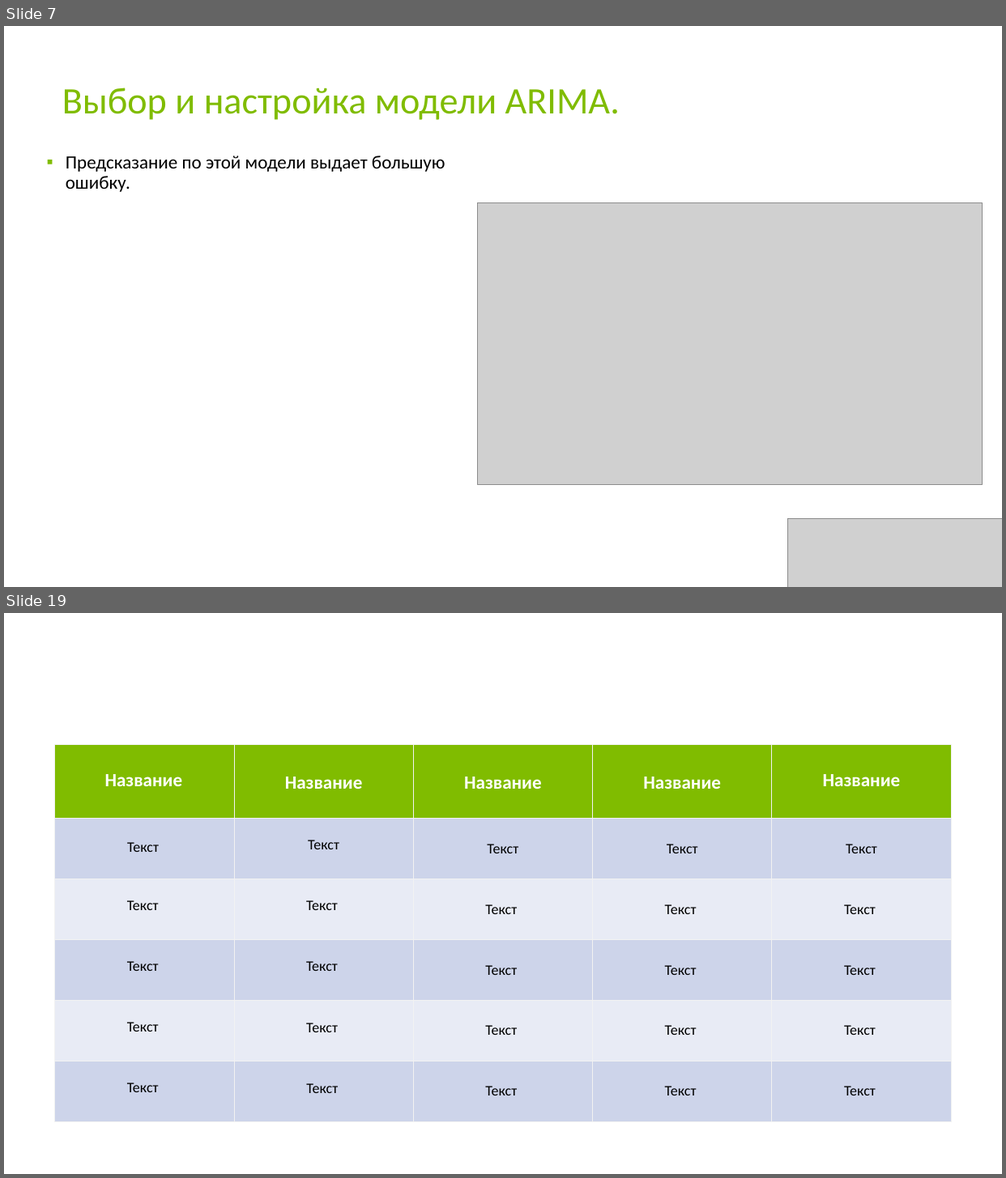
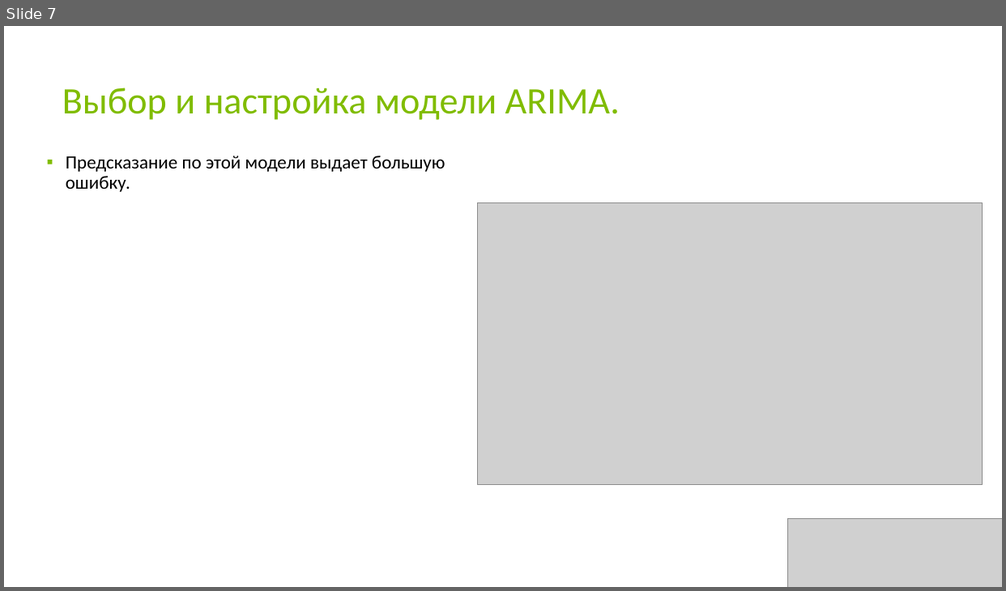
Before and after one commit to KseniyaSilenkova/-Final_examination_Switzerland, a slide deck: Презентация.pptx. Shown one above the other, each under a label of ours: slides 7 and 19 before the commit, slide 7 after it; the slides between them are not shown. The pictures are 1006x1178 and 1006x591 pixels, drawn with LibreOffice and Linux fonts; fonts in the diff are those of the drawing; grey boxes stand for pictures. Boxes give left, top, right and bottom in pixels: in the first picture for what was removed or moved away, otherwise in the second. Text is boxed around its words. In the diff, an @@ line names an element or a change of style, - is before the commit and + after.

```diff
--- a/Презентация.pptx
+++ b/Презентация.pptx
@@ slide 19 removed at <box>4,613,1002,1174</box>, background #FFFFFF @@
@@ table removed at <box>55,745,953,1119</box>, 6 rows, 5 columns @@
-Название | Название | Название | Название | Название
-Текст | Текст | Текст | Текст | Текст
-Текст | Текст | Текст | Текст | Текст
-Текст | Текст | Текст | Текст | Текст
-Текст | Текст | Текст | Текст | Текст
-Текст | Текст | Текст | Текст | Текст
```
Also in this commit, not shown: 1 slide changed, 4 slides added, 16 other slides removed.
